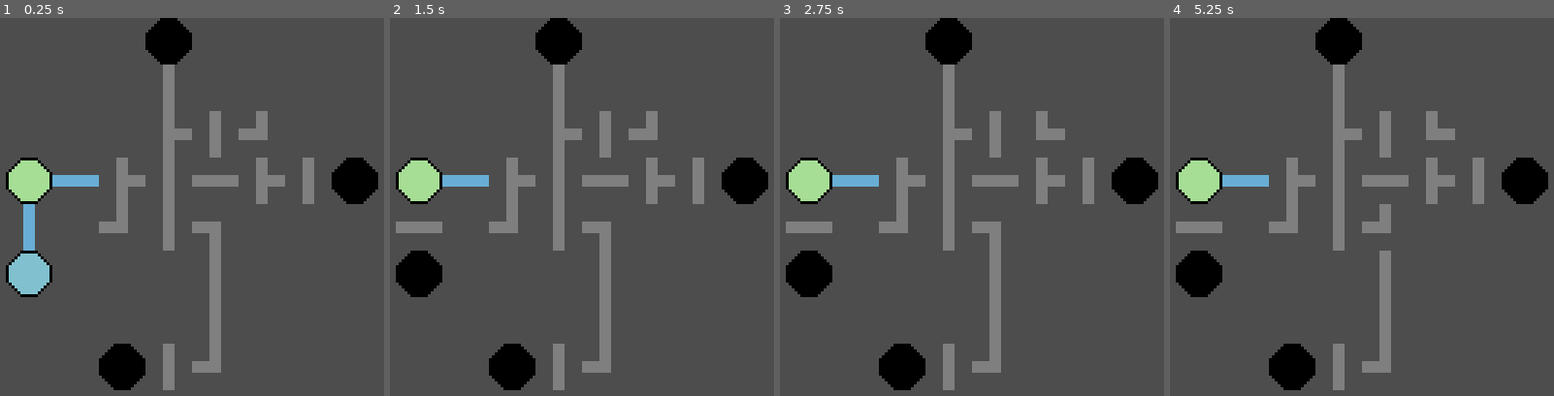
Above: before the commit, frames 1-4 (left to right).
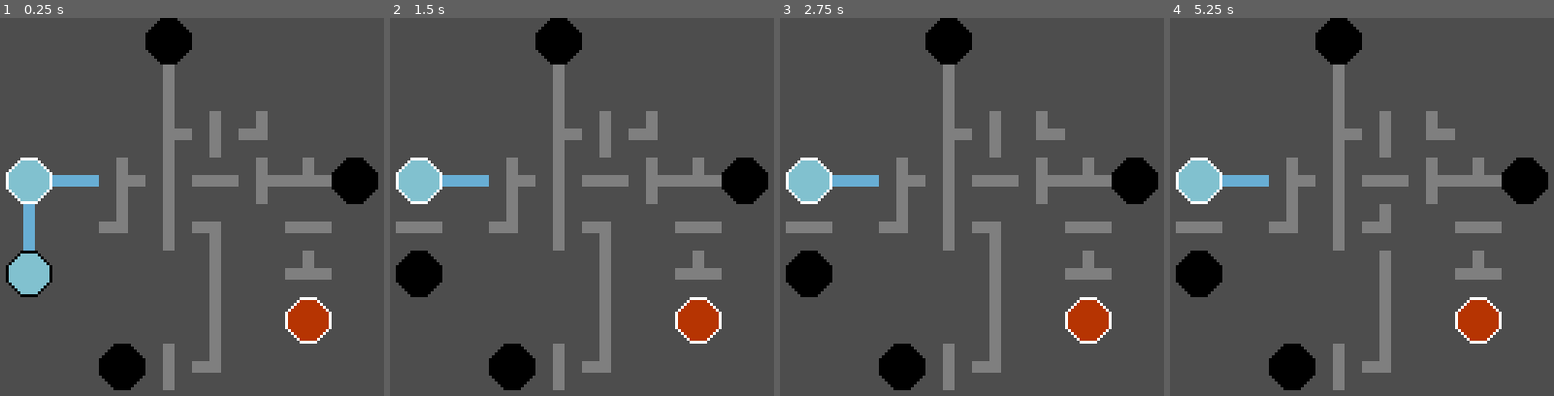
Above: after the commit, the same moments.

Repository: OverloadedOrama/Obsidian
Game: Godot game, scene res://src/network.tscn
Same seed, same stepped clock (60 frames per second), same inputs: the game is played once before the commit and once after it.
Inputs (mouse positions are in pixels of both pictures, inside the frame that each line leads up to):
- Up to frame 1 (0.25 s): no input
- Up to frame 2 (1.5 s): tap Enter at 0.5 s; move the mouse to (724, 207) at 0.52 s; click (724, 207) at 0.67 s; tap Space at 1.25 s; move the mouse to (409, 248) at 1.27 s; click (409, 248) at 1.42 s
- Up to frame 3 (2.75 s): tap Enter at 2 s; move the mouse to (1021, 135) at 2.02 s; click (1021, 135) at 2.17 s
- Up to frame 4 (5.25 s): tap Space at 2.75, 4.25 s; move the mouse to (1300, 312) at 2.77 s; click (1300, 312) at 2.92 s; tap Enter at 3.5 s; move the mouse to (outside the picture) at 3.52 s; click (outside the picture) at 3.67 s; move the mouse to (outside the picture) at 4.27 s; click (outside the picture) at 4.42 s; move the mouse to (1377, 225) at 5.02 s; click (1377, 225) at 5.17 s

The runs differ from the first frame. In frame 1, 3.6% of the frame differs, in the area x 1-87%, y 36-87%; in frame 2, 3.6%; in frame 3, 3.6%; in frame 4, 3.6%.

Commit message:
Add lava network, lose when two networks get mixed up

Diff:
--- a/src/network.gd
+++ b/src/network.gd
@@ -1,6 +1,13 @@
 extends Node2D
 
+enum ActivatedStates { NONE, WATER, LAVA, BOTH }
+
 @export var grid_size := Vector2i(8, 8)
+var water_source_atlas_coords := Vector2i.ZERO
+var water_activated_atlas_coords := Vector2i(1, 0)
+var lava_source_atlas_coords := Vector2i(2, 0)
+var lava_activated_atlas_coords := Vector2i(3, 0)
+var inactive_atlas_coords := Vector2i(4, 0)
 @onready var tile_map: TileMap = $TileMap
 
 
@@ -29,7 +36,7 @@
 	for x in grid_size.x:
 		for y in grid_size.y:
 			var coords := Vector2i(x, y)
-			toggle_tile(coords, false)
+			toggle_tile(coords, ActivatedStates.NONE)
 
 
 func check_entire_grid() -> void:
@@ -57,23 +64,28 @@
 	var active_neighbor_2 := is_neighbor_active(neighbor_2, coords, look_at_2)
 	var active_neighbor_3 := is_neighbor_active(neighbor_3, coords, look_at_3)
 	var active_neighbor_4 := is_neighbor_active(neighbor_4, coords, look_at_4)
-	var is_active := active_neighbor_1 or active_neighbor_2 or active_neighbor_3 or active_neighbor_4
-	return toggle_tile(coords, is_active)
+	var state := active_neighbor_1 | active_neighbor_2 | active_neighbor_3 | active_neighbor_4
+	if state >= ActivatedStates.BOTH:
+		print("LOST")
+		state = ActivatedStates.NONE
+	return toggle_tile(coords, state)
 
 
-func is_neighbor_active(neighbor_data: TileData, coords: Vector2i, look_at_dir: Vector2i) -> bool:
+func is_neighbor_active(neighbor_data: TileData, coords: Vector2i, look_at_dir: Vector2i) -> ActivatedStates:
 	if not is_instance_valid(neighbor_data):
-		return false
+		return ActivatedStates.NONE
 	if look_at_dir == Vector2i.ZERO:
-		return false
+		return ActivatedStates.NONE
 	var neighbor_coords := coords + look_at_dir
-	var neighbor_active := false
+	var neighbor_active := ActivatedStates.NONE
 	var atlas_coords := tile_map.get_cell_atlas_coords(0, neighbor_coords)
-	if atlas_coords == Vector2i.ZERO or atlas_coords.y == 1:
-		neighbor_active = true
-	if not neighbor_active:
-		return false
-	var can_activate := false
+	if atlas_coords == water_source_atlas_coords or atlas_coords.y == ActivatedStates.WATER + 1:
+		neighbor_active = ActivatedStates.WATER
+	elif atlas_coords == lava_source_atlas_coords or atlas_coords.y == ActivatedStates.LAVA + 1:
+		neighbor_active = ActivatedStates.LAVA
+	if neighbor_active == ActivatedStates.NONE:
+		return ActivatedStates.NONE
+	var can_activate := ActivatedStates.NONE
 	var neighbor_look_at_dirs: Array[Vector2i] = [
 		neighbor_data.get_custom_data("look_at_1") as Vector2i,
 		neighbor_data.get_custom_data("look_at_2") as Vector2i,
@@ -84,30 +96,37 @@
 		if dir == Vector2i.ZERO:
 			continue
 		if dir == -look_at_dir:
-			can_activate = true
+			can_activate = neighbor_active
 	return can_activate
 
 
-func toggle_tile(coords: Vector2i, activate: bool) -> bool:
+func toggle_tile(coords: Vector2i, set_state: ActivatedStates) -> bool:
 	var has_changed := false
 	var atlas_coords := tile_map.get_cell_atlas_coords(0, coords)
-	if atlas_coords == Vector2i(0, 0):  # Never de-activate the source
+	if atlas_coords == water_source_atlas_coords or atlas_coords == lava_source_atlas_coords:
+		# Never de-activate the sources
 		return false
 	var alternative_tile := tile_map.get_cell_alternative_tile(0, coords)
-	if activate:
-		if atlas_coords == Vector2i(2, 0):
-			tile_map.set_cell(0, coords, 1, Vector2i(1, 0), alternative_tile)
+	if atlas_coords.y == 0:
+		var target_coords := inactive_atlas_coords
+		if set_state == ActivatedStates.WATER:
+			target_coords = water_activated_atlas_coords
+		elif set_state == ActivatedStates.LAVA:
+			target_coords = lava_activated_atlas_coords
+		if atlas_coords != target_coords:
+			tile_map.set_cell(0, coords, 1, target_coords, alternative_tile)
 			has_changed = true
-		elif atlas_coords.y == 2:
-			atlas_coords.y = 1
+	else:
+		if atlas_coords.y != set_state + 1:
+			atlas_coords.y = set_state + 1
 			tile_map.set_cell(0, coords, 1, atlas_coords, alternative_tile)
 			has_changed = true
-	else:
-		if atlas_coords == Vector2i(1, 0):
-			tile_map.set_cell(0, coords, 1, Vector2i(2, 0), alternative_tile)
-			has_changed = true
-		elif atlas_coords.y == 1:
-			atlas_coords.y = 2
-			tile_map.set_cell(0, coords, 1, atlas_coords, alternative_tile)
-			has_changed = true
+	#else:
+		#if atlas_coords == Vector2i(1, 0):
+			#tile_map.set_cell(0, coords, 1, Vector2i(5, 0), alternative_tile)
+			#has_changed = true
+		#elif atlas_coords.y == 1:
+			#atlas_coords.y = set_state + 1
+			#tile_map.set_cell(0, coords, 1, atlas_coords, alternative_tile)
+			#has_changed = true
 	return has_changed
--- a/src/network.tscn
+++ b/src/network.tscn
@@ -126,6 +126,69 @@
 2:2/3/custom_data_0 = Vector2i(-1, 0)
 2:2/3/custom_data_1 = Vector2i(0, -1)
 2:2/3/custom_data_2 = Vector2i(0, 1)
+3:0/0 = 0
+3:0/0/custom_data_0 = Vector2i(1, 0)
+3:0/0/custom_data_1 = Vector2i(-1, 0)
+3:0/0/custom_data_2 = Vector2i(0, -1)
+3:0/0/custom_data_3 = Vector2i(0, 1)
+4:0/0 = 0
+4:0/0/custom_data_0 = Vector2i(1, 0)
+4:0/0/custom_data_1 = Vector2i(-1, 0)
+4:0/0/custom_data_2 = Vector2i(0, -1)
+4:0/0/custom_data_3 = Vector2i(0, 1)
+0:3/next_alternative_id = 4
+0:3/0 = 0
+0:3/0/custom_data_0 = Vector2i(-1, 0)
+0:3/0/custom_data_1 = Vector2i(1, 0)
+0:3/1 = 1
+0:3/1/transpose = true
+0:3/1/custom_data_0 = Vector2i(0, -1)
+0:3/1/custom_data_1 = Vector2i(0, 1)
+0:3/2 = 2
+0:3/2/custom_data_0 = Vector2i(-1, 0)
+0:3/2/custom_data_1 = Vector2i(1, 0)
+0:3/3 = 3
+0:3/3/transpose = true
+0:3/3/custom_data_0 = Vector2i(0, -1)
+0:3/3/custom_data_1 = Vector2i(0, 1)
+1:3/next_alternative_id = 4
+1:3/0 = 0
+1:3/0/custom_data_0 = Vector2i(-1, 0)
+1:3/0/custom_data_1 = Vector2i(0, -1)
+1:3/1 = 1
+1:3/1/flip_h = true
+1:3/1/custom_data_0 = Vector2i(0, -1)
+1:3/1/custom_data_1 = Vector2i(1, 0)
+1:3/2 = 2
+1:3/2/flip_h = true
+1:3/2/flip_v = true
+1:3/2/custom_data_0 = Vector2i(1, 0)
+1:3/2/custom_data_1 = Vector2i(0, 1)
+1:3/3 = 3
+1:3/3/flip_v = true
+1:3/3/custom_data_0 = Vector2i(0, 1)
+1:3/3/custom_data_1 = Vector2i(-1, 0)
+2:3/next_alternative_id = 4
+2:3/0 = 0
+2:3/0/custom_data_0 = Vector2i(-1, 0)
+2:3/0/custom_data_1 = Vector2i(0, -1)
+2:3/0/custom_data_2 = Vector2i(1, 0)
+2:3/1 = 1
+2:3/1/flip_h = true
+2:3/1/transpose = true
+2:3/1/custom_data_0 = Vector2i(0, -1)
+2:3/1/custom_data_1 = Vector2i(1, 0)
+2:3/1/custom_data_2 = Vector2i(0, 1)
+2:3/2 = 2
+2:3/2/flip_v = true
+2:3/2/custom_data_0 = Vector2i(-1, 0)
+2:3/2/custom_data_1 = Vector2i(1, 0)
+2:3/2/custom_data_2 = Vector2i(0, 1)
+2:3/3 = 3
+2:3/3/transpose = true
+2:3/3/custom_data_0 = Vector2i(-1, 0)
+2:3/3/custom_data_1 = Vector2i(0, -1)
+2:3/3/custom_data_2 = Vector2i(0, 1)
 
 [sub_resource type="TileSet" id="TileSet_phwwa"]
 custom_data_layer_0/name = "look_at_1"
@@ -147,4 +210,4 @@
 rotation = -0.00283144
 tile_set = SubResource("TileSet_phwwa")
 format = 2
-layer_0/tile_data = PackedInt32Array(196614, 1, 65538, 196611, 1, 65538, 262147, 1, 65538, 327684, 1, 65538, 65539, 1, 65538, 131075, 131073, 65538, 262148, 65537, 196610, 393220, 1, 65538, 131076, 1, 65538, 131077, 65537, 2, 262146, 65537, 2, 458756, 65537, 2, 196613, 131073, 65538, 196610, 131073, 65538, 458754, 131073, 0, 196615, 131073, 0, 3, 131073, 0, 196608, 1, 0, 327680, 131073, 0, 196609, 1, 2, 196612, 1, 2, 458755, 1, 65538, 262144, 1, 65538)
+layer_0/tile_data = PackedInt32Array(196611, 1, 65537, 262147, 1, 65537, 327684, 1, 65537, 65539, 1, 65537, 131075, 131073, 65537, 262148, 65537, 196609, 393220, 1, 65537, 131076, 1, 65537, 131077, 65537, 1, 262146, 65537, 1, 458756, 65537, 1, 196613, 131073, 65537, 196610, 131073, 65537, 458754, 262145, 0, 196615, 262145, 0, 196608, 1, 0, 327680, 262145, 0, 196609, 1, 1, 196612, 1, 1, 458755, 1, 65537, 262144, 1, 65537, 3, 262145, 0, 393222, 131073, 0, 327686, 131073, 1, 262150, 1, 1, 196614, 131073, 1)
Binary file changed: assets/tileset.png
